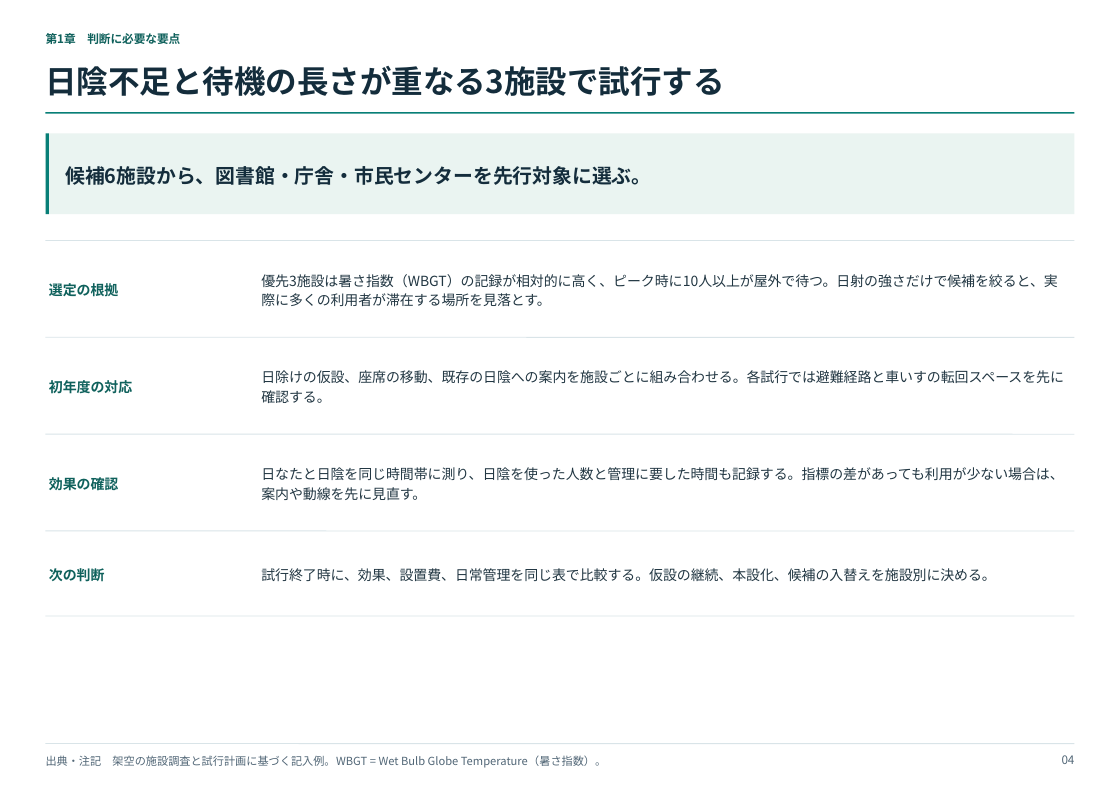
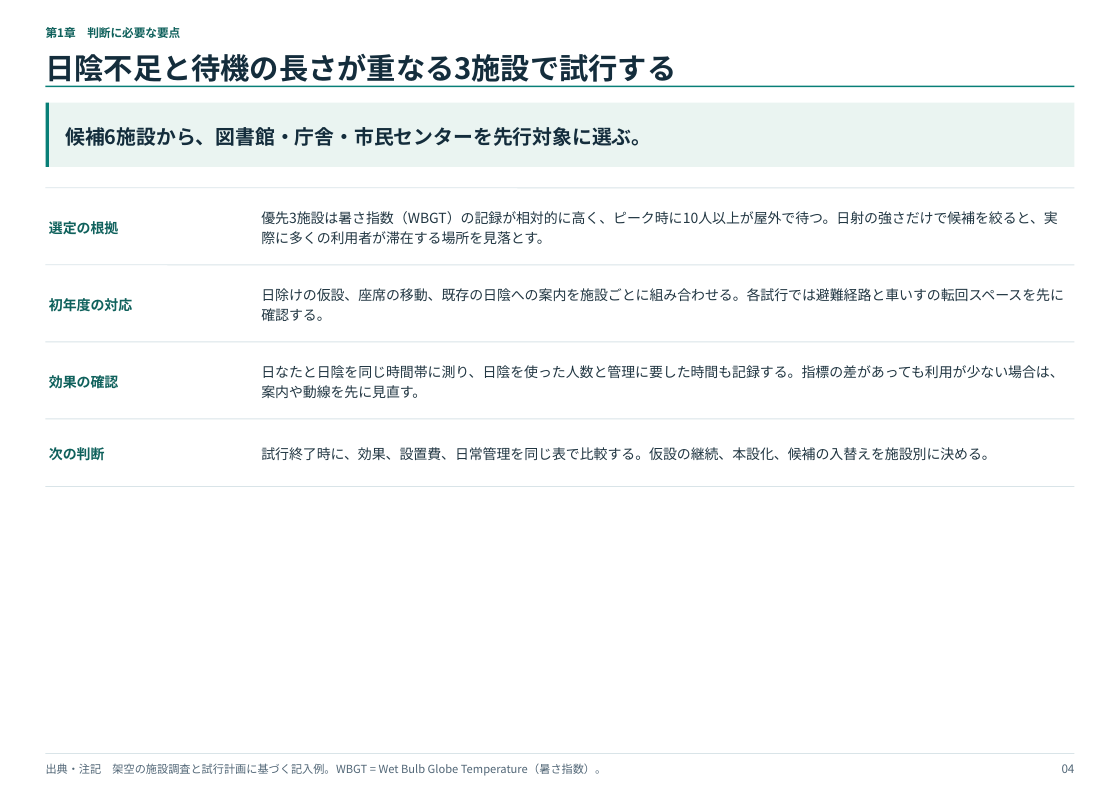
Before and after one commit to sibyl2501/consulting-pptx-templates, a slide deck: slide 4 of consulting_layout_examples.pptx. Drawn at 1120x792 pixels with LibreOffice and Linux fonts; fonts in the diff are those of the drawing. Boxes give left, top, right and bottom in pixels: in the first picture for what was removed or moved away, otherwise in the second. Text is boxed around its words. In the diff, an @@ line names an element or a change of style, - is before the commit and + after.

```diff
--- a/consulting_layout_examples.pptx
+++ b/consulting_layout_examples.pptx
@@ text "第1章 判断に必要な要点": place and size @@
-text "第1章 判断に必要な要点" at (46, 33, 180, 44)
+text "第1章 判断に必要な要点" at (46, 27, 180, 38)
@@ text "日陰不足と待機の長さが重なる3施設で試行する": place and size @@
-text "日陰不足と待機の長さが重なる3施設で試行する" at (46, 66, 725, 96)
+text "日陰不足と待機の長さが重なる3施設で試行する" at (46, 54, 677, 86)
@@ text "日陰不足と待機の長さが重なる3施設で試行する" at (46, 54, 677, 86): size 23.7 to 22 pt @@
@@ line moved from (46, 113) - (1075, 113) to (46, 86) - (1075, 86) @@
@@ rectangle: place and size @@
-rectangle at (46, 133, 1075, 214)
+rectangle at (46, 103, 1075, 167)
@@ rectangle: place and size @@
-rectangle at (46, 133, 50, 214)
+rectangle at (46, 103, 50, 167)
@@ text "候補6施設から、図書館・庁舎・市民センターを先行対象に選ぶ。": place and size @@
-text "候補6施設から、図書館・庁舎・市民センターを先行対象に選ぶ。" at (65, 166, 651, 185)
+text "候補6施設から、図書館・庁舎・市民センターを先行対象に選ぶ。" at (65, 127, 651, 146)
@@ line moved from (46, 240) - (1075, 240) to (46, 188) - (1075, 188) @@
@@ text "選定の根拠": place and size @@
-text "選定の根拠" at (49, 283, 118, 296)
+text "選定の根拠" at (49, 221, 118, 234)
@@ text "優先3施設は暑さ指数（WBGT）の記録が相対的に高く、ピーク時に10人以上が屋外で待つ。日射の強さだけで候補を絞ると、実 ...": place and size @@
-text "優先3施設は暑さ指数（WBGT）の記録が相対的に高く、ピーク時に10人以上が屋外で待つ。日射の強さだけで候補を絞ると、実 ..." at (261, 274, 1058, 307)
+text "優先3施設は暑さ指数（WBGT）の記録が相対的に高く、ピーク時に10人以上が屋外で待つ。日射の強さだけで候補を絞ると、実 ..." at (261, 211, 1058, 245)
@@ line moved from (46, 337) - (1075, 337) to (46, 264) - (1075, 264) @@
@@ text "初年度の対応": place and size @@
-text "初年度の対応" at (49, 380, 132, 394)
+text "初年度の対応" at (49, 298, 132, 312)
@@ text "日除けの仮設、座席の移動、既存の日陰への案内を施設ごとに組み合わせる。各試行では避難経路と車いすの転回スペースを先に確認 ...": place and size @@
-text "日除けの仮設、座席の移動、既存の日陰への案内を施設ごとに組み合わせる。各試行では避難経路と車いすの転回スペースを先に確認 ..." at (261, 370, 1064, 403)
+text "日除けの仮設、座席の移動、既存の日陰への案内を施設ごとに組み合わせる。各試行では避難経路と車いすの転回スペースを先に確認 ..." at (261, 288, 1064, 321)
@@ line moved from (46, 434) - (1075, 434) to (46, 342) - (1075, 342) @@
@@ text "効果の確認": place and size @@
-text "効果の確認" at (49, 477, 118, 490)
+text "効果の確認" at (49, 375, 118, 388)
@@ text "日なたと日陰を同じ時間帯に測り、日陰を使った人数と管理に要した時間も記録する。指標の差があっても利用が少ない場合は、案内 ...": place and size @@
-text "日なたと日陰を同じ時間帯に測り、日陰を使った人数と管理に要した時間も記録する。指標の差があっても利用が少ない場合は、案内 ..." at (261, 467, 1063, 500)
+text "日なたと日陰を同じ時間帯に測り、日陰を使った人数と管理に要した時間も記録する。指標の差があっても利用が少ない場合は、案内 ..." at (261, 365, 1063, 398)
@@ line moved from (46, 531) - (1075, 531) to (46, 419) - (1075, 419) @@
@@ text "次の判断": place and size @@
-text "次の判断" at (49, 568, 105, 582)
+text "次の判断" at (49, 447, 105, 461)
@@ text "試行終了時に、効果、設置費、日常管理を同じ表で比較する。仮設の継続、本設化、候補の入替えを施設別に決める。": place and size @@
-text "試行終了時に、効果、設置費、日常管理を同じ表で比較する。仮設の継続、本設化、候補の入替えを施設別に決める。" at (261, 568, 996, 581)
+text "試行終了時に、効果、設置費、日常管理を同じ表で比較する。仮設の継続、本設化、候補の入替えを施設別に決める。" at (261, 447, 996, 460)
@@ line moved from (46, 616) - (1075, 616) to (46, 487) - (1075, 487) @@
@@ text "出典・注記 架空の施設調査と試行計画に基づく記入例。WBGT = Wet Bulb ...": place and size @@
-text "出典・注記 架空の施設調査と試行計画に基づく記入例。WBGT = Wet Bulb ..." at (46, 755, 606, 768)
+text "出典・注記 架空の施設調査と試行計画に基づく記入例。WBGT = Wet Bulb ..." at (46, 763, 606, 776)
@@ line moved from (46, 743) - (1075, 743) to (46, 754) - (1075, 754) @@
@@ text "04": place and size @@
-text "04" at (1062, 755, 1075, 764)
+text "04" at (1062, 764, 1075, 773)
```
Also in this commit, not shown: 14 other slides changed, 7 other files.
